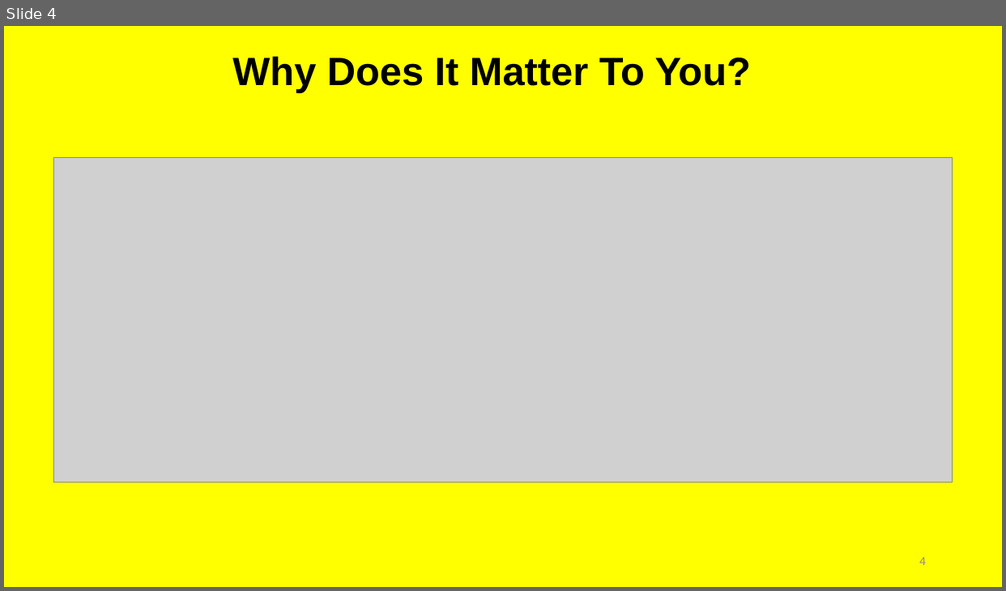
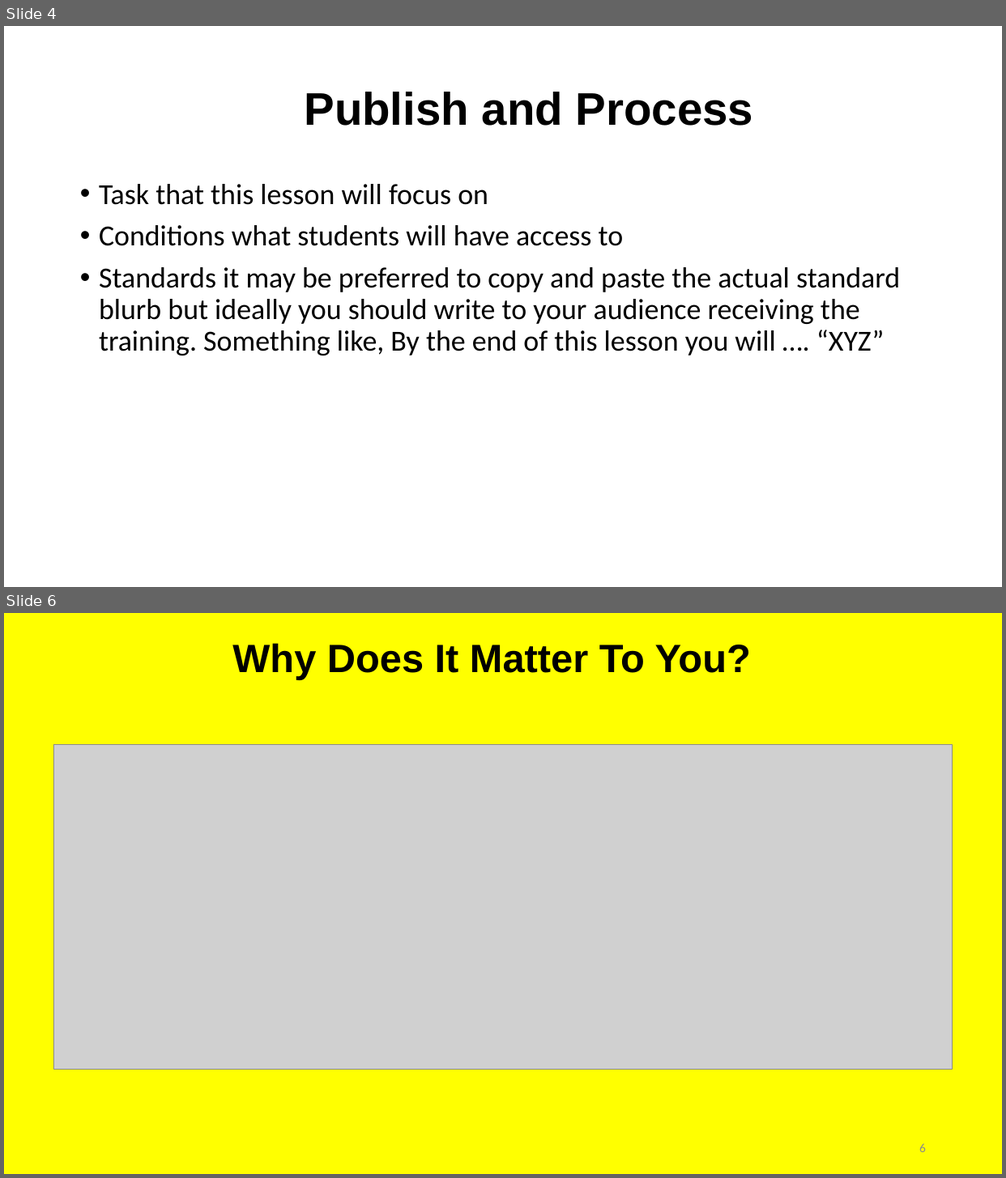
Before and after one commit to irregularchat/template-instructional-design, a slide deck: Development-Training_Name/4-Implement/Lesson_Plans-POI_NAME/Lesson_Plan01-NAME/Audio_Visual-Template/Lesson_Slide-LESSON_NAME.pptx. Shown one above the other, each under a label of ours: slide 4 before the commit, slides 4 and 6 after it; the slides between them are not shown. The pictures are 1006x591 and 1006x1178 pixels, drawn with LibreOffice and Linux fonts; fonts in the diff are those of the drawing; grey boxes stand for pictures. Boxes give left, top, right and bottom in pixels: in the first picture for what was removed or moved away, otherwise in the second. Text is boxed around its words. In the diff, an @@ line names an element or a change of style, - is before the commit and + after.

Commit message:
added CE and PP slides along with context on each that will be replaced

```diff
--- a/Development-Training_Name/4-Implement/Lesson_Plans-POI_NAME/Lesson_Plan01-NAME/Audio_Visual-Template/Lesson_Slide-LESSON_NAME.pptx
+++ b/Development-Training_Name/4-Implement/Lesson_Plans-POI_NAME/Lesson_Plan01-NAME/Audio_Visual-Template/Lesson_Slide-LESSON_NAME.pptx
@@ slide 4 added at [4,26,1002,587], background #FFFFFF @@
@@ title added at [304,92,754,126], 44 pt, text #000000, bold @@
+Publish and Process
@@ text added at [99,184,900,356], 28 pt, text #000000 @@
+• Task that this lesson will focus on
+• Conditions what students will have access to
+• Standards it may be preferred to copy and paste the actual standard blurb but ideally you should write to your audience receiving the training. Something like, By the end of this lesson you will …. “XYZ”
@@ what was slide 4 is now slide 6 @@
@@ page number at [919,1144,926,1152]: text changed @@
-4
+6
```
Also in this commit, not shown: 2 slides changed, 2 other slides added, 1 slide removed, 3 other files.
